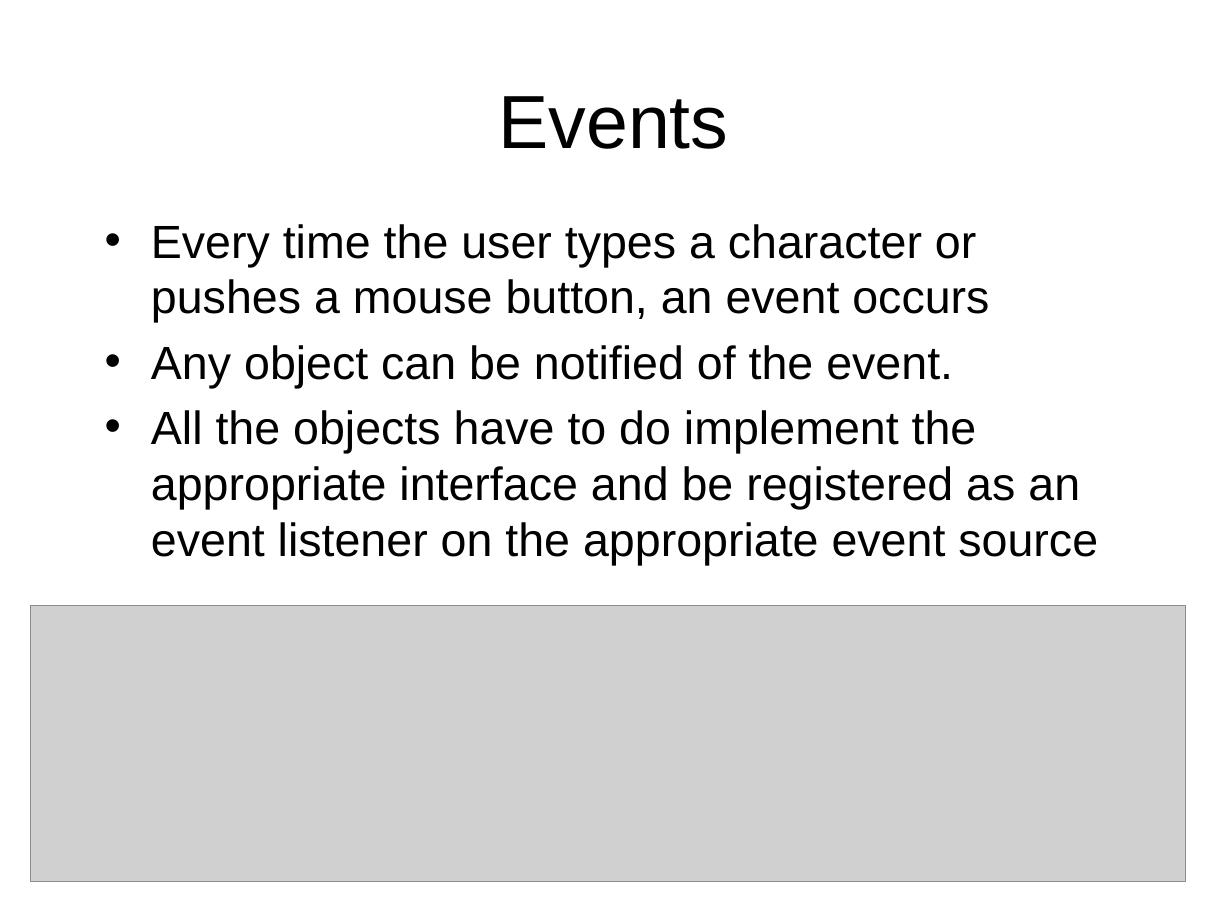
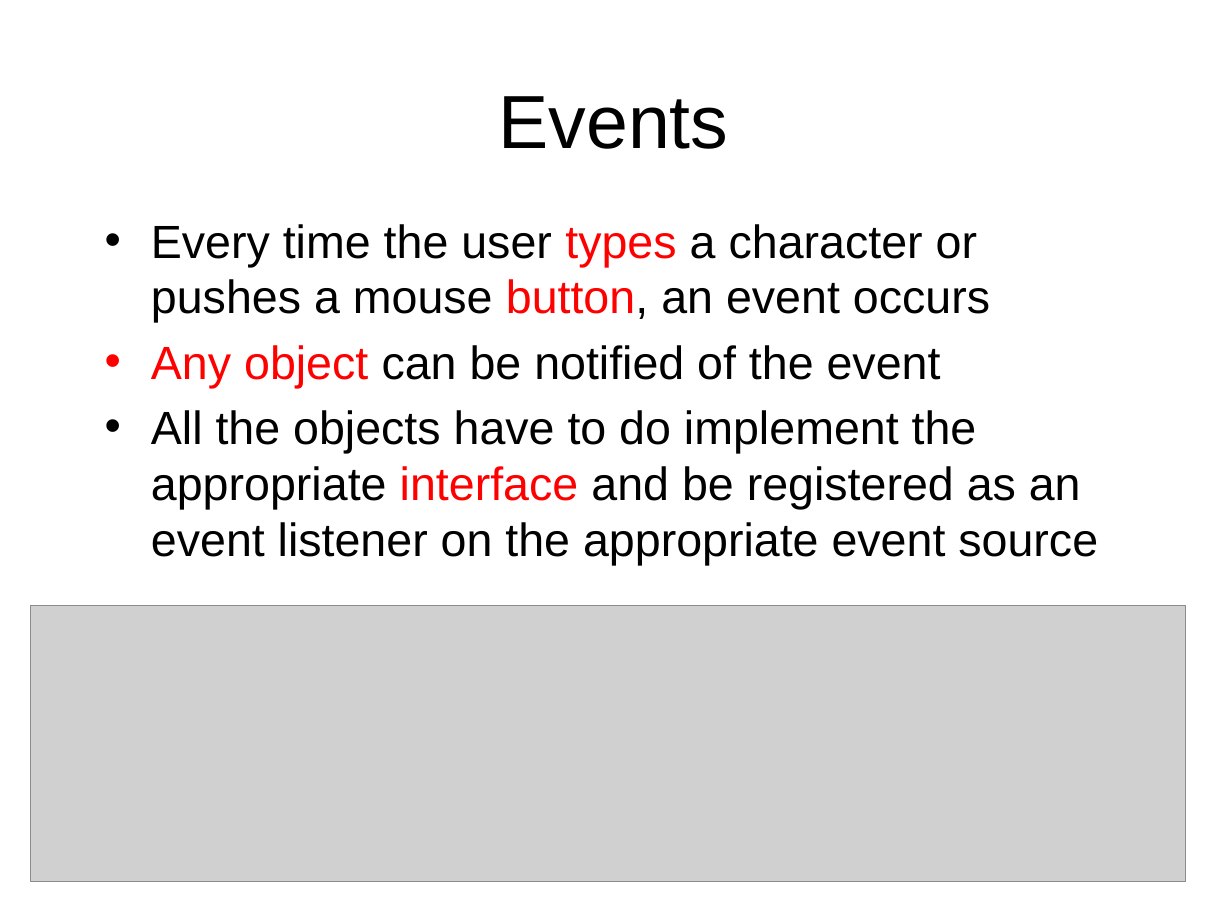
Before and after one commit to octaviordz/zjnu2017.github.io, a slide deck: slide 14 of OOP/lectures/070--GUI.Basics.pptx (slide 11 before the commit). Drawn at 1232x924 pixels with LibreOffice and Linux fonts; fonts in the diff are those of the drawing; grey boxes stand for pictures. Boxes give left, top, right and bottom in pixels: in the first picture for what was removed or moved away, otherwise in the second. Text is boxed around its words. In the diff, an @@ line names an element or a change of style, - is before the commit and + after.

```diff
--- a/OOP/lectures/070--GUI.Basics.pptx
+++ b/OOP/lectures/070--GUI.Basics.pptx
@@ text at (151,224,1098,565): text colour #000000 to #FF0000 in "types button,", "interface" @@
@@ text at (151,345,941,388): text changed @@
-• Any object can be notified of the event.
+• Any object can be notified of the event
```
Also in this commit, not shown: 14 other slides changed, 3 slides added, 44 other files.
